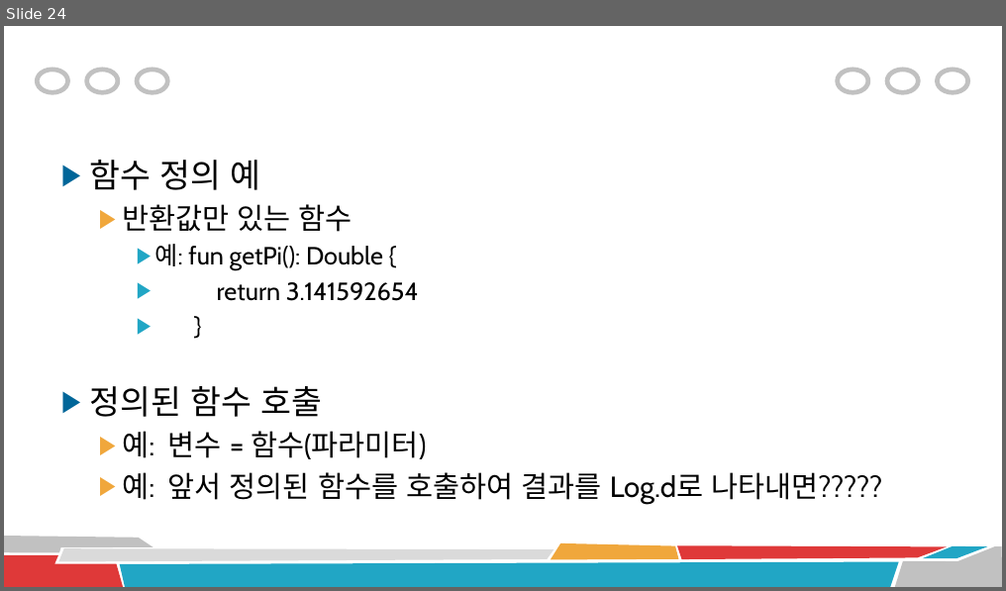
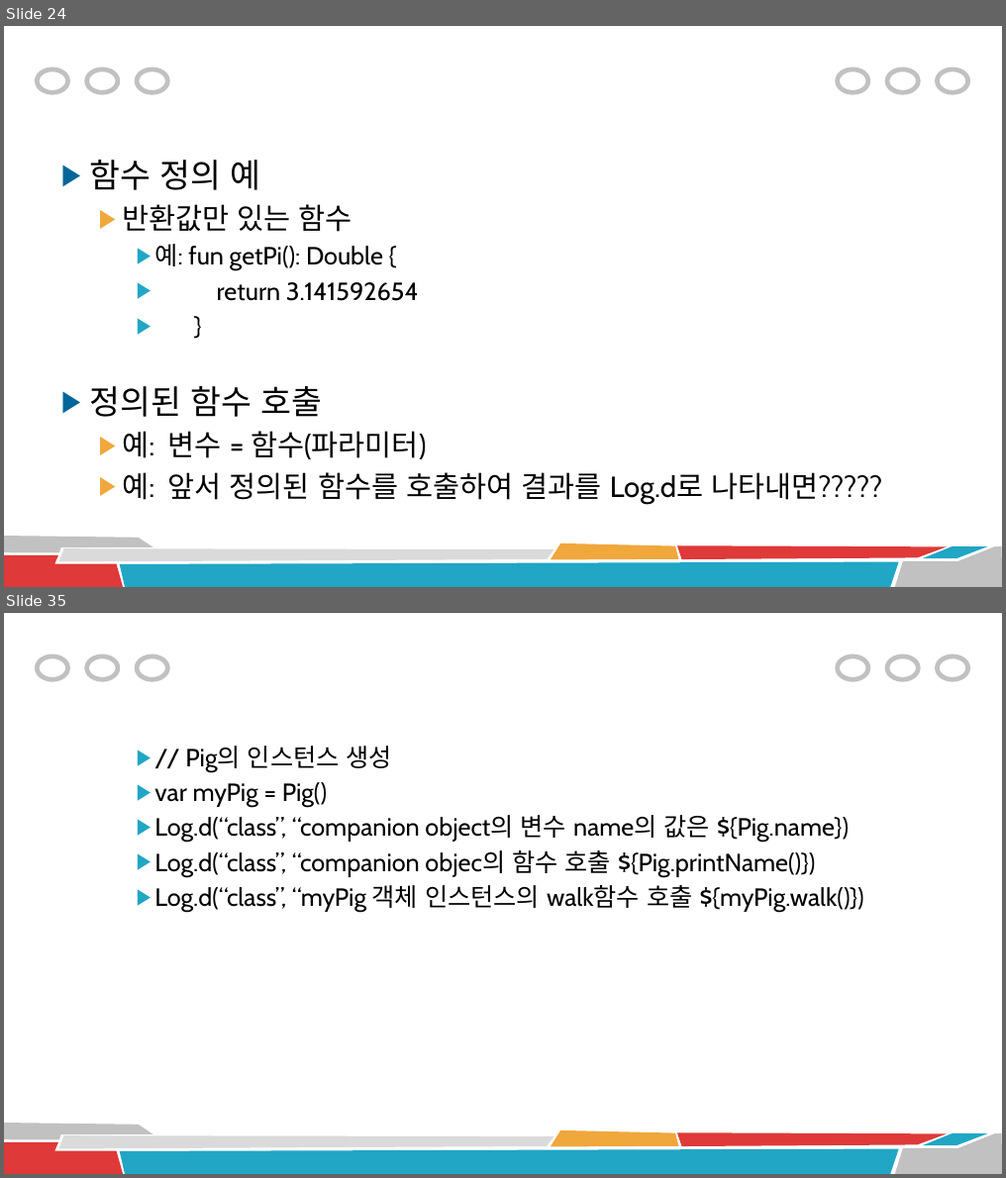
Before and after one commit to rlawnsqja2/and, a slide deck: 03 코틀린 기본 문법.pptx. Shown one above the other, each under a label of ours: slide 24 before the commit, slides 24 and 35 after it; the slides between them are not shown. The pictures are 1006x591 and 1006x1178 pixels, drawn with LibreOffice and Linux fonts; fonts in the diff are those of the drawing. Boxes give left, top, right and bottom in pixels: in the first picture for what was removed or moved away, otherwise in the second. Text is boxed around its words. In the diff, an @@ line names an element or a change of style, - is before the commit and + after.

```diff
--- a/03 코틀린 기본 문법.pptx
+++ b/03 코틀린 기본 문법.pptx
@@ slide 35 added at bbox=[4, 613, 1002, 1174], background #FFFFFF; not listed: 14 template elements that a slide beside it also shows @@
@@ text added at bbox=[154, 746, 864, 912], 24 pt, text #000000 @@
+    ▶ // Pig의 인스턴스 생성
+    ▶ var myPig = Pig()
+    ▶ Log.d(“class”, “companion object의 변수 name의 값은 ${Pig.name})
+    ▶ Log.d(“class”, “companion objec의 함수 호출 ${Pig.printName()})
+    ▶ Log.d(“class”, “myPig 객체 인스턴스의 walk함수 호출 ${myPig.walk()})
```
Also in this commit, not shown: 4 slides changed, 34 other slides added.
